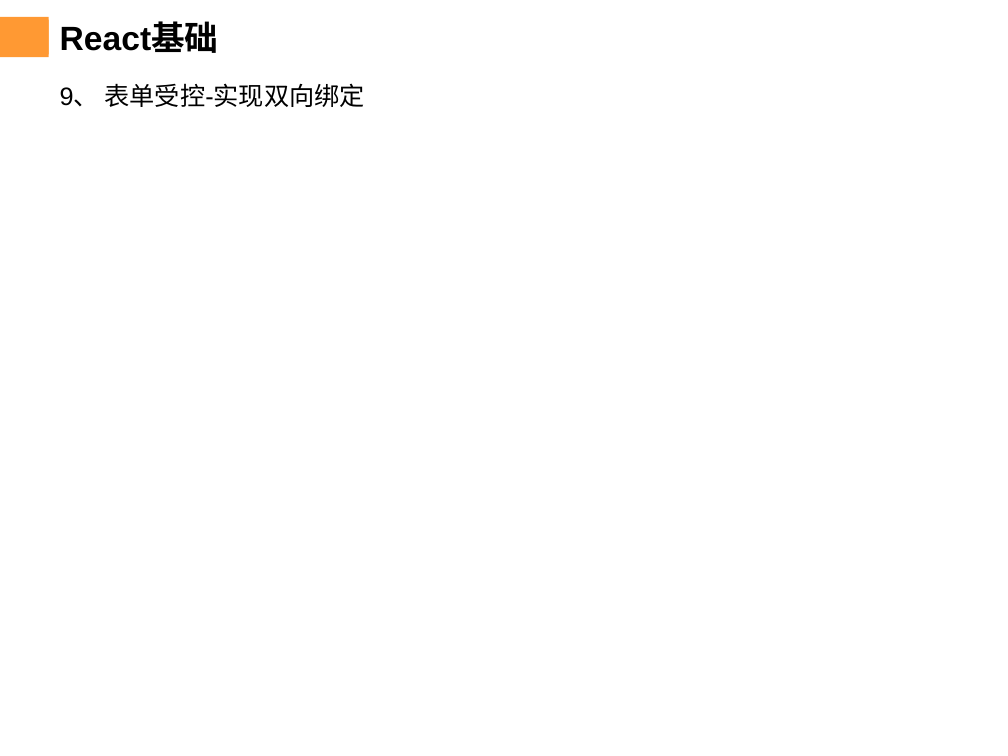
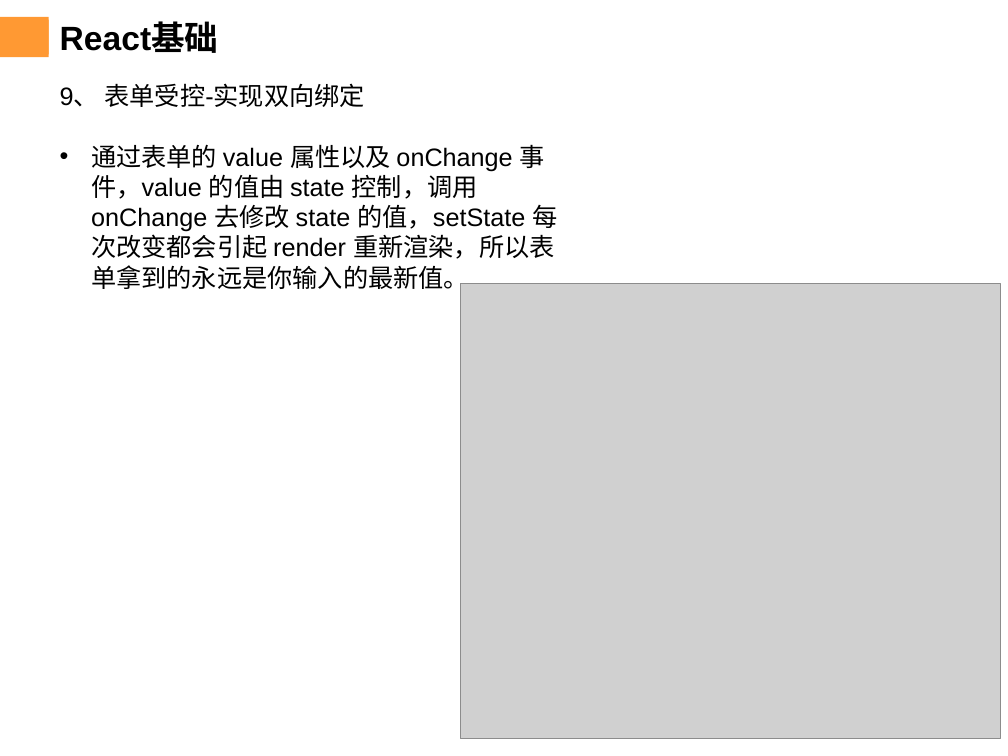
Before and after one commit to chenqiuli/JY_Peixun_1, a slide deck: slide 21 of PPT内容.pptx. Drawn at 1008x756 pixels with LibreOffice and Linux fonts; fonts in the diff are those of the drawing; grey boxes stand for pictures; background and template pictures are left out. Boxes give left, top, right and bottom in pixels: in the first picture for what was removed or moved away, otherwise in the second. Text is boxed around its words. In the diff, an @@ line names an element or a change of style, - is before the commit and + after.

```diff
--- a/PPT内容.pptx
+++ b/PPT内容.pptx
@@ text at [91, 144, 557, 293]: paragraph added @@
+• 通过表单的 value 属性以及 onChange 事件，value 的值由 state 控制，调用 onChange 去修改 state 的值，setState 每次改变都会引起 render 重新渲染，所以表单拿到的永远是你输入的最新值。
@@ picture added at [461, 283, 1000, 738] @@
```
Also in this commit, not shown: 3 other slides changed, 4 slides added, 17 other files.
